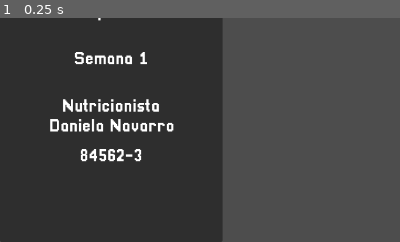
Above: before the commit, frame 1.
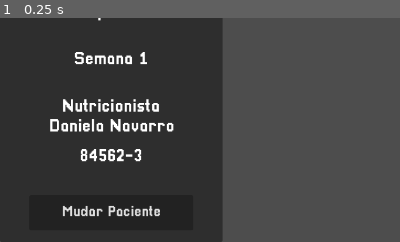
Above: after the commit, the same moment.

Repository: Deddon/simulador-de-esportistas
Game: Godot game, scene res://features/menus/main_menu/new_main_menu.tscn
The game is run twice, just before and just after one commit, with the same random seed, the same clock (stepped at 60 frames per second) and the same inputs.
Inputs:
- Up to frame 1 (0.25 s): no input
The pictures show only the part of the screen within x 0-50%, y 50-100%; the shares and areas given below are measured in that part.

The runs differ from the first frame. In frame 1, 0.6% of the frame differs, in the area x 15-40%, y 83-89%.

Commit message:
Improve side bar main menu and add signal to change sportsman.

Diff:
--- a/features/menus/main_menu/new_main_menu.gd
+++ b/features/menus/main_menu/new_main_menu.gd
@@ -15,6 +15,8 @@
 	var demo_sportsman: Sportsman = preload("res://shared/resources/sportsman/heloisa_four_hundred_meters_runner.tres")
 
 	game_watch.ticked.connect(func(): game_watch.print_simulated_datetime())
+	side_bar.sportsman_change_requested.connect(_change_sportsman)
+
 	game_watch.set_start_datetime_at_business_hour()
 	game_watch.start()
 
@@ -22,3 +24,7 @@
 		welcome_view.show_welcome(demo_sportsman)
 
 	side_bar.update(demo_sportsman)
+
+
+func _change_sportsman() -> void:
+	print_debug("Sportsman change requested.")
--- a/features/menus/main_menu/side_bar/side_bar.gd
+++ b/features/menus/main_menu/side_bar/side_bar.gd
@@ -2,6 +2,9 @@
 extends Control
 
 
+signal sportsman_change_requested()
+
+@export var change_sportsman_button: Button
 @export var sportsman_name_label: Label
 @export var sportsman_current_sport_label: Label
 @export var season_era_label: Label
@@ -16,6 +19,7 @@
 
 
 func _ready() -> void:
+	game_state_node.show()
 	game_state_node.modulate.a = float(get_tree().paused)
 	_fill_nutritionist()
 
@@ -24,11 +28,18 @@
 
 	_update_season_week()
 	game_watch.ticked.connect(_update_season_week)
+	change_sportsman_button.pressed.connect(func():
+		get_viewport().gui_release_focus()
+		sportsman_change_requested.emit()
+	)
 
 
 func _process(_delta: float) -> void:
 	var pause_state: bool = get_tree().paused
 	game_state_node.modulate.a = float(pause_state)
+
+	change_sportsman_button.modulate.a = float(not pause_state)
+	change_sportsman_button.disabled = pause_state
 
 	if Input.is_action_just_pressed("pause"):
 		get_tree().paused = not pause_state
--- a/features/menus/main_menu/side_bar/side_bar.tscn
+++ b/features/menus/main_menu/side_bar/side_bar.tscn
@@ -15,7 +15,7 @@
 [sub_resource type="LabelSettings" id="LabelSettings_ntosp"]
 font_size = 30
 
-[node name="SideBar" type="Control" node_paths=PackedStringArray("sportsman_name_label", "sportsman_current_sport_label", "season_era_label", "season_week_label", "nutritionist_name_label", "nutritionist_crn_label", "game_state_node")]
+[node name="SideBar" type="Control" node_paths=PackedStringArray("change_sportsman_button", "sportsman_name_label", "sportsman_current_sport_label", "season_era_label", "season_week_label", "nutritionist_name_label", "nutritionist_crn_label", "game_state_node")]
 process_mode = 3
 custom_minimum_size = Vector2(380, 0)
 layout_mode = 3
@@ -24,6 +24,7 @@
 grow_vertical = 2
 theme = ExtResource("1_8nh8g")
 script = ExtResource("2_x375n")
+change_sportsman_button = NodePath("MarginContainer/BackgroundPanel/MainContainer/GameState/CenterContainer/ChangeSportsman")
 sportsman_name_label = NodePath("MarginContainer/BackgroundPanel/MainContainer/SportsmanInfo/VBoxContainer/Name&Sport/CenterContainer/VBoxContainer/Name")
 sportsman_current_sport_label = NodePath("MarginContainer/BackgroundPanel/MainContainer/SportsmanInfo/VBoxContainer/Name&Sport/CenterContainer/VBoxContainer/MarginContainer/CurrentSport")
 season_era_label = NodePath("MarginContainer/BackgroundPanel/MainContainer/SportsmanInfo/VBoxContainer/SeasonInfo/VBoxContainer/SeasonEra")
@@ -149,6 +150,7 @@
 layout_mode = 2
 
 [node name="Panel" type="Panel" parent="MarginContainer/BackgroundPanel/MainContainer/GameState/CenterContainer"]
+visible = false
 custom_minimum_size = Vector2(280, 60)
 layout_mode = 2
 
@@ -168,3 +170,9 @@
 text = "Jogo pausado"
 label_settings = SubResource("LabelSettings_ntosp")
 horizontal_alignment = 1
+
+[node name="ChangeSportsman" type="Button" parent="MarginContainer/BackgroundPanel/MainContainer/GameState/CenterContainer"]
+custom_minimum_size = Vector2(280, 60)
+layout_mode = 2
+theme_override_font_sizes/font_size = 25
+text = "Mudar Paciente"
